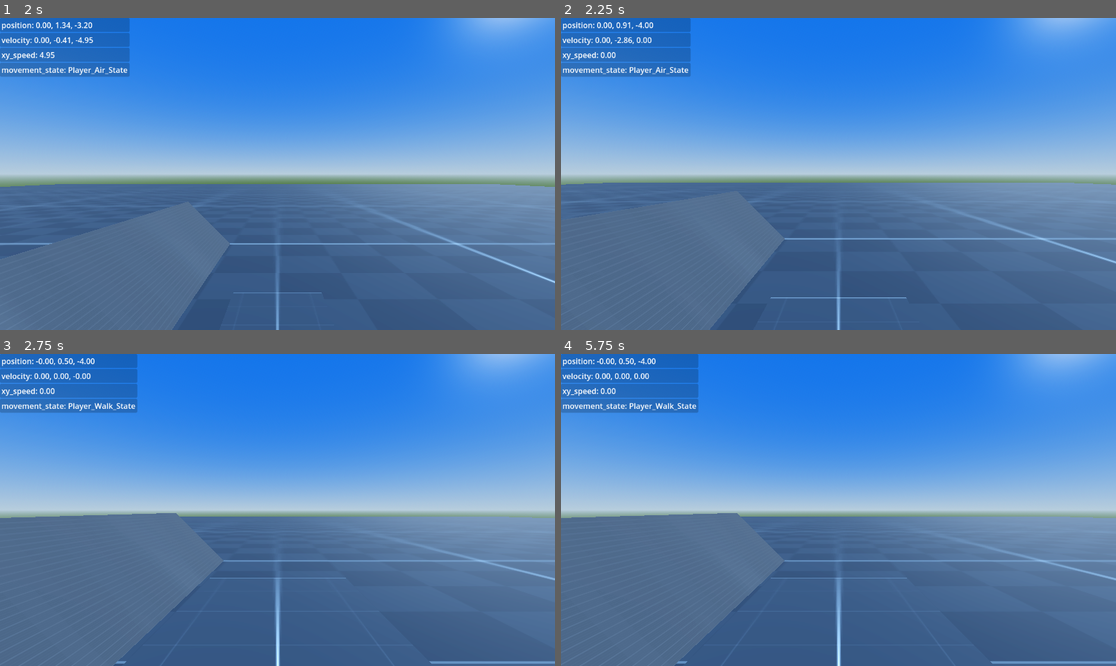
Above: before the commit, frames 1-4 (two rows, left to right).
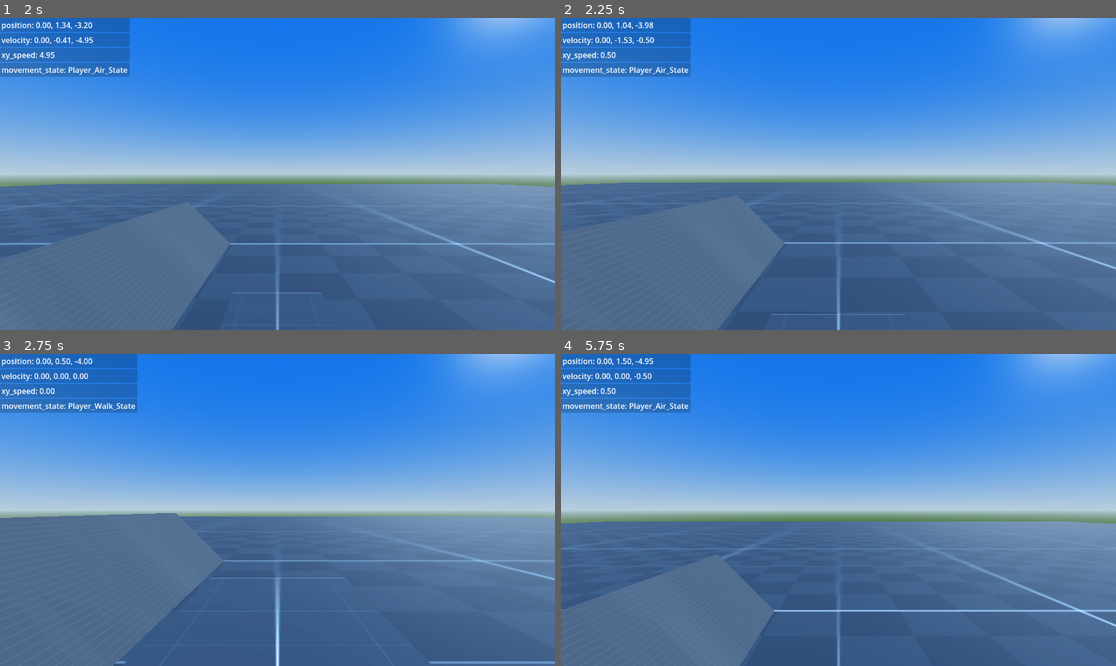
Above: after the commit, the same moments.

Repository: Kestrel280/tethergame
Game: Godot game, scene res://main.tscn
Two runs of this game, one before a commit and one after it. Both use one fixed random seed, a clock stepped at 60 frames per second and the inputs below.
Inputs:
- Up to frame 1 (2 s): click "Play" at 0.5 s; tap Enter at 1.25 s; hold W (move_forward) from 1.28 s (still down); tap Space (jump) at 1.52 s
- Up to frame 2 (2.25 s): keep holding W (move_forward)
- Up to frame 3 (2.75 s): keep holding W (move_forward); tap Space (jump) at 2.27 s
- Up to frame 4 (5.75 s): keep holding W (move_forward); tap Space (jump) at 3.5, 3.77, 4.52, 5.27 s

Frame 1 is identical in both runs. In frame 2, 1.6% of the frame differs, in the area x 0-100%, y 1-100%; in frame 3, 0.2%; in frame 4, 5.9%, in the area x 0-100%, y 0-100%.

Commit message:
Add pre-move collision check to enable surfing

Diff:
--- a/controllers/movement/movement_controller_player.gd
+++ b/controllers/movement/movement_controller_player.gd
@@ -13,4 +13,9 @@
 	if new_state_name != movement_state_machine.current_state.state_name:
 		movement_state_machine.transition(new_state_name);
 
+	# Test movement without actually performing it
+	# If we collided, do our own slide calculation first, before doing move_and_slide
+	var collision = body.move_and_collide(body.velocity * dt, true);
+	if collision: body.velocity = body.velocity.slide(collision.get_normal());
+
 	body.move_and_slide();
